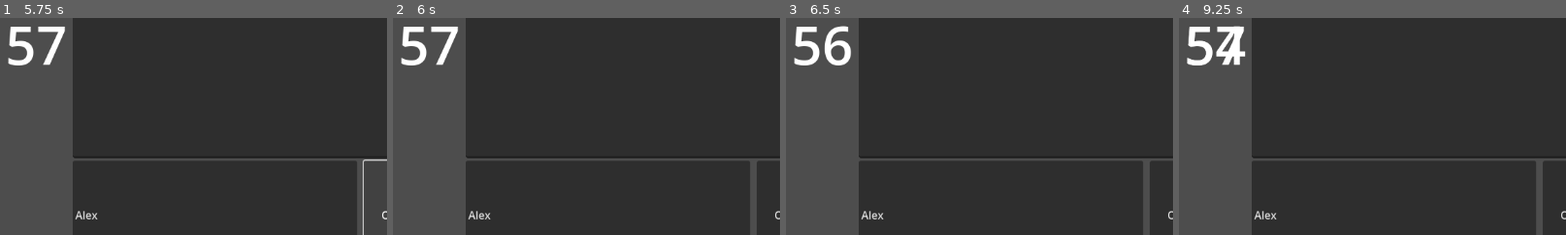
Above: before the commit, frames 1-4 (left to right).
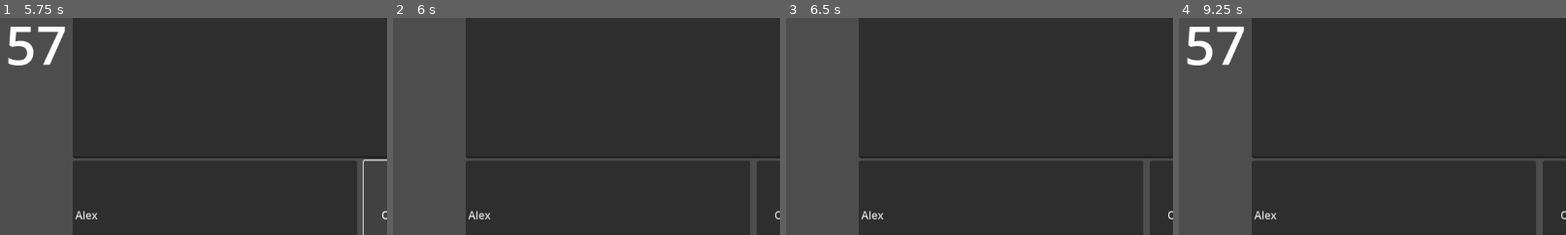
Above: after the commit, the same moments.

Repository: Dimlock/mp_test
Game: Godot game, scene res://main.tscn
The game is run twice, just before and just after one commit, with the same random seed, the same clock (stepped at 60 frames per second) and the same inputs.
Inputs (mouse positions are % of the whole screen's width and height, from its top left):
- Up to frame 1 (5.75 s): click (50, 17) at 0.52 s; type "Alex" at 0.6 s; click "Host" at 1.25 s; click (75, 37) at 2.02 s; type "Alex" at 2.1 s; click (69, 88) at 2.25 s; type "Alex" at 2.33 s; click (47, 2) at 2.75 s; click "Отправить" at 3.5 s; click "Отправить" at 4.25 s; click "Отправить" at 5 s
- Up to frame 2 (6 s): click "X" at 5.75 s
- Up to frame 3 (6.5 s): no input
- Up to frame 4 (9.25 s): click (47, 2) at 6.5 s
The pictures show only the part of the screen within x 41-91%, y 42-92%; the shares and areas given below are measured in that part.

Frame 1 is identical in both runs. In frame 2, 1.1% of the frame differs, in the area x 2-17%, y 4-22%; in frame 3, 1.3%, in the area x 2-17%, y 3-22%; in frame 4, 0.5%.

Commit message:
Отключение таймера и проверка синхронизации между игроками
Signed-off-by: Dimlock <roshin.artur@yandex.ru>

Diff:
--- a/lobby.gd
+++ b/lobby.gd
@@ -40,3 +40,10 @@
 	if multiplayer.is_server():
 		var timer_node = timer_scene.instantiate()
 		timer_spawner.add_child(timer_node)
+
+func _on_network_lobby_handler_someone_not_ready() -> void:
+	if multiplayer.is_server():
+		if timer_spawner.get_child_count() > 1:
+			for child in timer_spawner.get_children():
+				if not child is MultiplayerSpawner:
+					child.queue_free()
--- a/lobby.tscn
+++ b/lobby.tscn
@@ -53,3 +53,4 @@
 spawn_path = NodePath("..")
 
 [connection signal="all_players_ready" from="NetworkLobbyHandler" to="." method="_on_network_lobby_handler_all_players_ready"]
+[connection signal="someone_not_ready" from="NetworkLobbyHandler" to="." method="_on_network_lobby_handler_someone_not_ready"]
--- a/network_lobby_handler.gd
+++ b/network_lobby_handler.gd
@@ -1,6 +1,7 @@
 extends Node
 
 signal all_players_ready
+signal someone_not_ready
 
 @onready var multiplayer_synchronizer: MultiplayerSynchronizer = $MultiplayerSynchronizer
 
@@ -18,6 +19,8 @@
 	peers_ready.erase(uid)
 	if not multiplayer.is_server():
 		remote_delete_peer.rpc_id(1, uid)
+	else:
+		check_players_readiness()
 
 @rpc("any_peer")
 func send_peer_uid(uid):
@@ -27,7 +30,10 @@
 @rpc("any_peer")
 func remote_delete_peer(uid):
 	peers_ready.erase(uid)
+	check_players_readiness()
 
 func check_players_readiness():
 	if peers_ready.size() == Network.peers.size():
-			all_players_ready.emit()
+		all_players_ready.emit()
+	else:
+		someone_not_ready.emit()
